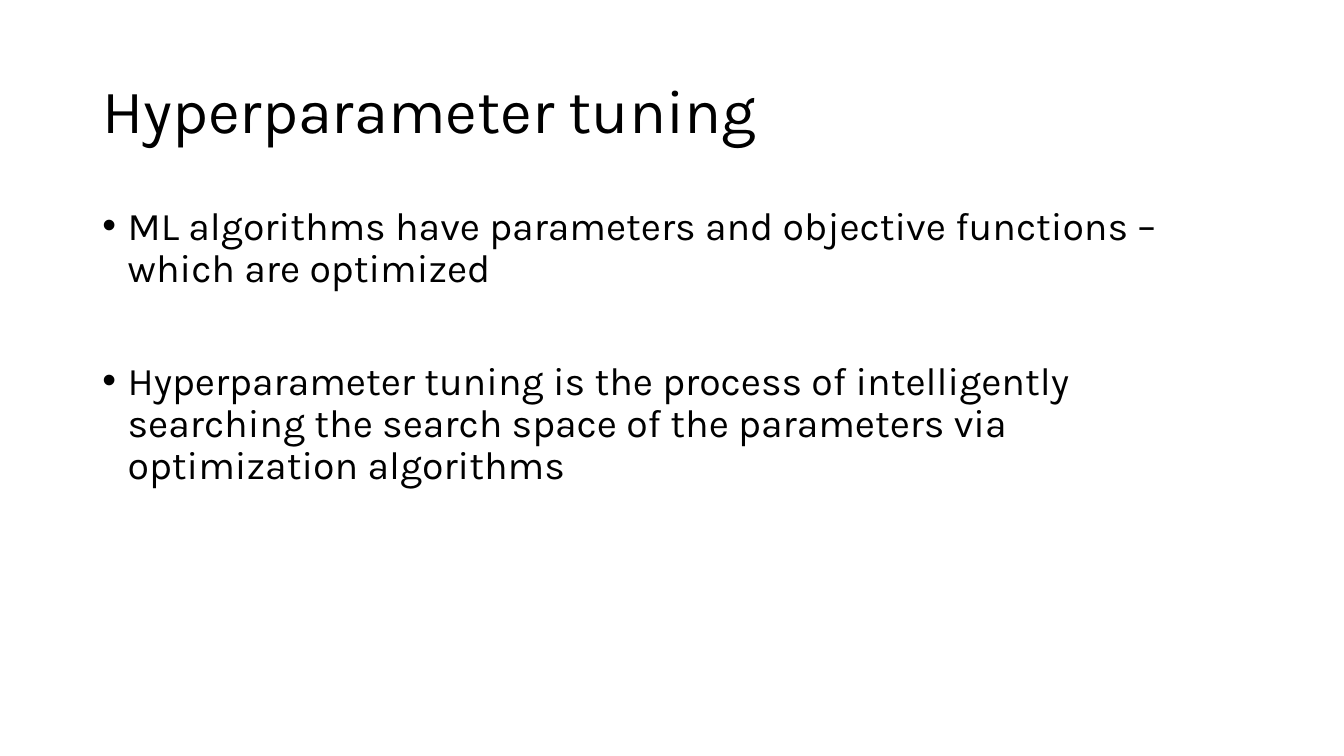
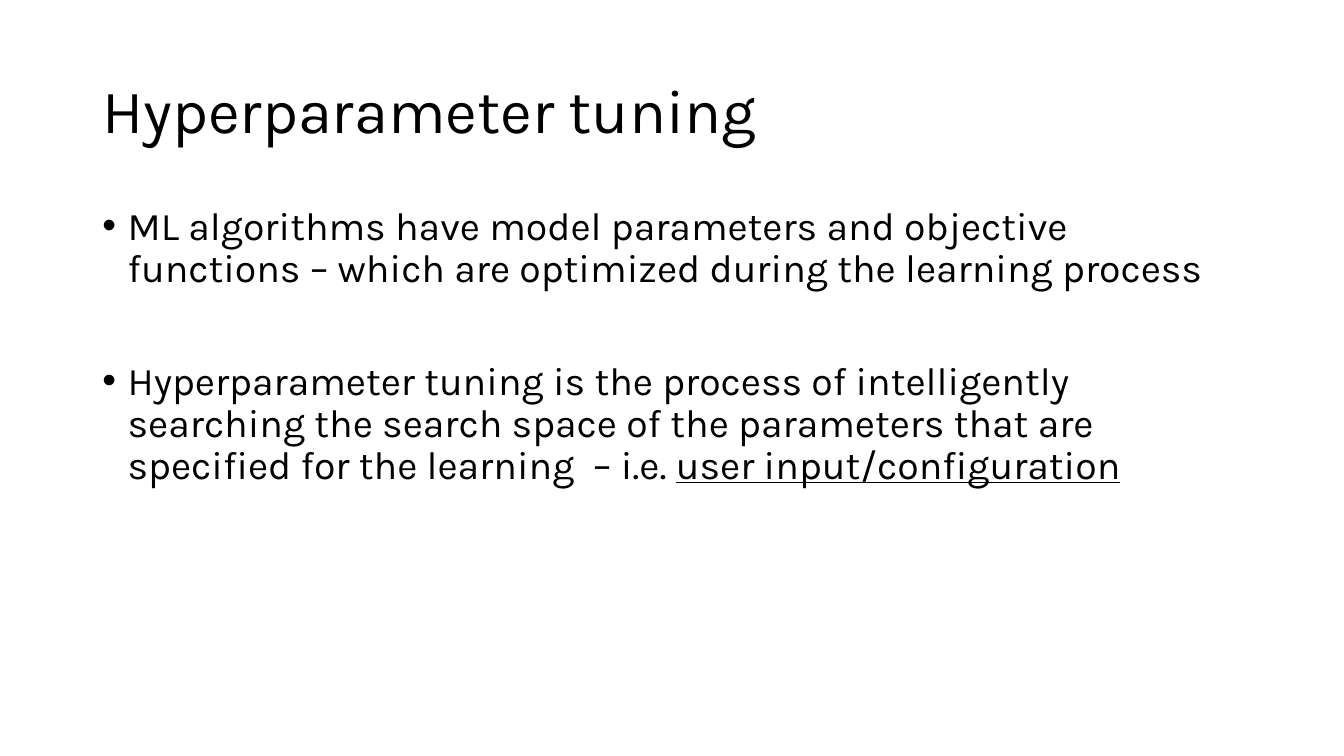
Before and after one commit to amitsaha/optuna-demo, a slide deck: slide 2 of Hyperparameter optimization using Optuna.pptx. Drawn at 1344x756 pixels with LibreOffice and Linux fonts; fonts in the diff are those of the drawing. Boxes give left, top, right and bottom in pixels: in the first picture for what was removed or moved away, otherwise in the second. Text is boxed around its words. In the diff, an @@ line names an element or a change of style, - is before the commit and + after.

```diff
--- a/Hyperparameter optimization using Optuna.pptx
+++ b/Hyperparameter optimization using Optuna.pptx
@@ text at <box>128,213,1202,489</box>: text changed @@
-• ML algorithms have parameters and objective functions – which are optimized
-• Hyperparameter tuning is the process of intelligently searching the search space of the parameters via optimization algorithms
+• ML algorithms have model parameters and objective functions – which are optimized during the learning process
+• Hyperparameter tuning is the process of intelligently searching the search space of the parameters that are specified for the learning – i.e. user input/configuration
```
Also in this commit, not shown: 2 other slides changed, 1 other file.
